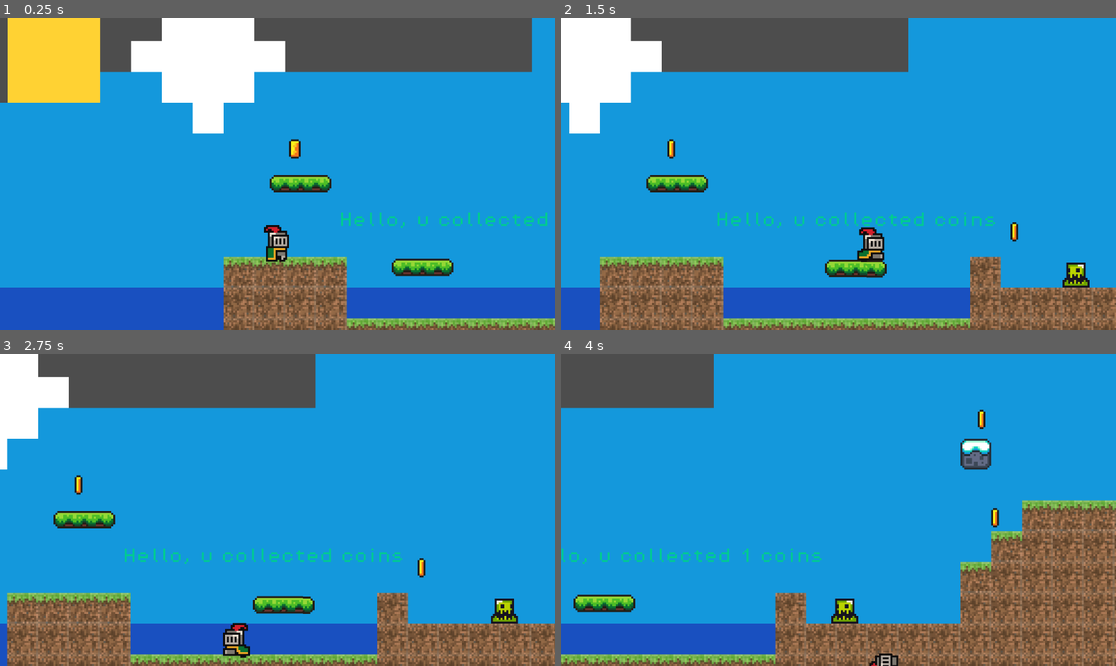
Above: before the commit, frames 1-4 (two rows, left to right).
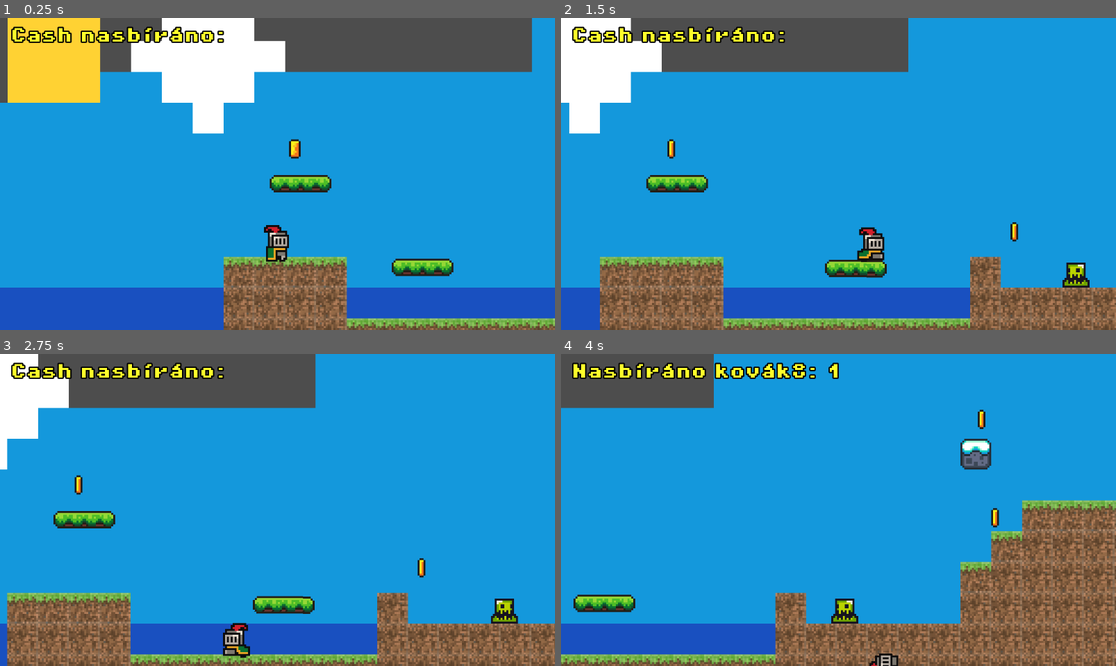
Above: after the commit, the same moments.

Repository: michlblan/AdvProgProjekt
Game: Godot game, scene res://screens/game.tscn
Two runs of this game, one before a commit and one after it. Both use one fixed random seed, a clock stepped at 60 frames per second and the inputs below.
Inputs:
- Up to frame 1 (0.25 s): no input
- Up to frame 2 (1.5 s): hold Right (move_right) from 0.53 s (still down); tap Up (jump) at 0.77 s
- Up to frame 3 (2.75 s): tap Up (jump) at 1.52 s; release Right (move_right) at 2.03 s; hold Left (move_left) from 2.03 s (still down)
- Up to frame 4 (4 s): release Left (move_left) at 2.78 s; hold Right (move_right) from 2.78 s (still down); tap Up (jump) at 3.02, 3.77 s

The runs differ from the first frame. In frame 1, 1.7% of the frame differs, in the area x 2-99%, y 2-68%; in frame 2, 1.8%; in frame 3, 1.8%; in frame 4, 2.1%, in the area x 0-51%, y 2-68%.

Commit message:
Score indikator

Diff:
--- a/screens/game.tscn
+++ b/screens/game.tscn
@@ -4,10 +4,10 @@
 [ext_resource type="Script" uid="uid://bbc7084yv6r25" path="res://scripts/game_manager.gd" id="1_g7iek"]
 [ext_resource type="Texture2D" uid="uid://blq7wxgc2lodf" path="res://assets/sprites/world_tileset.png" id="2_3ciuf"]
 [ext_resource type="PackedScene" uid="uid://cf284tklgxne2" path="res://screens/platform.tscn" id="2_6nlyh"]
+[ext_resource type="FontFile" uid="uid://bhqngfdg6qlfu" path="res://assets/fonts/PixelOperator8-Bold.ttf" id="2_g7iek"]
 [ext_resource type="PackedScene" uid="uid://dwdoaidgexler" path="res://screens/coin.tscn" id="4_rypym"]
 [ext_resource type="PackedScene" uid="uid://cf13elubjqsd1" path="res://screens/killzone.tscn" id="5_he66p"]
 [ext_resource type="PackedScene" uid="uid://d153t4y25md8d" path="res://screens/slime.tscn" id="6_5kag3"]
-[ext_resource type="FontFile" uid="uid://34anev1f7kbp" path="res://assets/fonts/PixelOperator8.ttf" id="8_4v2gu"]
 
 [sub_resource type="TileSetAtlasSource" id="TileSetAtlasSource_6nlyh"]
 texture = ExtResource("2_3ciuf")
@@ -231,15 +231,23 @@
 unique_name_in_owner = true
 script = ExtResource("1_g7iek")
 
-[node name="Label" type="Label" parent="GameManager" unique_id=1575203941]
-offset_left = 29.0
-offset_top = -23.0
-offset_right = 165.0
-offset_bottom = 35.0
-theme_override_colors/font_color = Color(0, 0.7957546, 0.5739052, 1)
-theme_override_fonts/font = ExtResource("8_4v2gu")
-theme_override_font_sizes/font_size = 8
-text = "Hello, u collected coins"
+[node name="Canvas" type="CanvasLayer" parent="GameManager" unique_id=503722768]
+layer = 3
+
+[node name="CashLabel" type="Label" parent="GameManager/Canvas" unique_id=1937409678]
+unique_name_in_owner = true
+offset_left = 22.0
+offset_top = 21.0
+offset_right = 470.0
+offset_bottom = 53.0
+theme_override_colors/font_color = Color(2.1578496, 2.7083335, 0.16573657, 1)
+theme_override_colors/font_outline_color = Color(0, 0, 0, 1)
+theme_override_constants/shadow_offset_x = 13
+theme_override_constants/shadow_offset_y = 11
+theme_override_constants/outline_size = 11
+theme_override_fonts/font = ExtResource("2_g7iek")
+theme_override_font_sizes/font_size = 32
+text = "Cash nasbíráno:"
 
 [node name="player" parent="." unique_id=437742169 instance=ExtResource("1_6ydpi")]
 position = Vector2(-3, -18)
--- a/scripts/game_manager.gd
+++ b/scripts/game_manager.gd
@@ -1,10 +1,10 @@
 extends Node
 
-@onready var scoreLabel = $Label
+@onready var cashLabel = $"Canvas/CashLabel"
 
 var score = 0
 
 func addPoint():
 	score +=1
-	scoreLabel.text = "Hello, u collected %s coins" % score
+	cashLabel.text = "Nasbíráno kováků: %s" % score
 	print(score)
Not shown, added: export_presets.cfg
Not shown, changed: README.org
